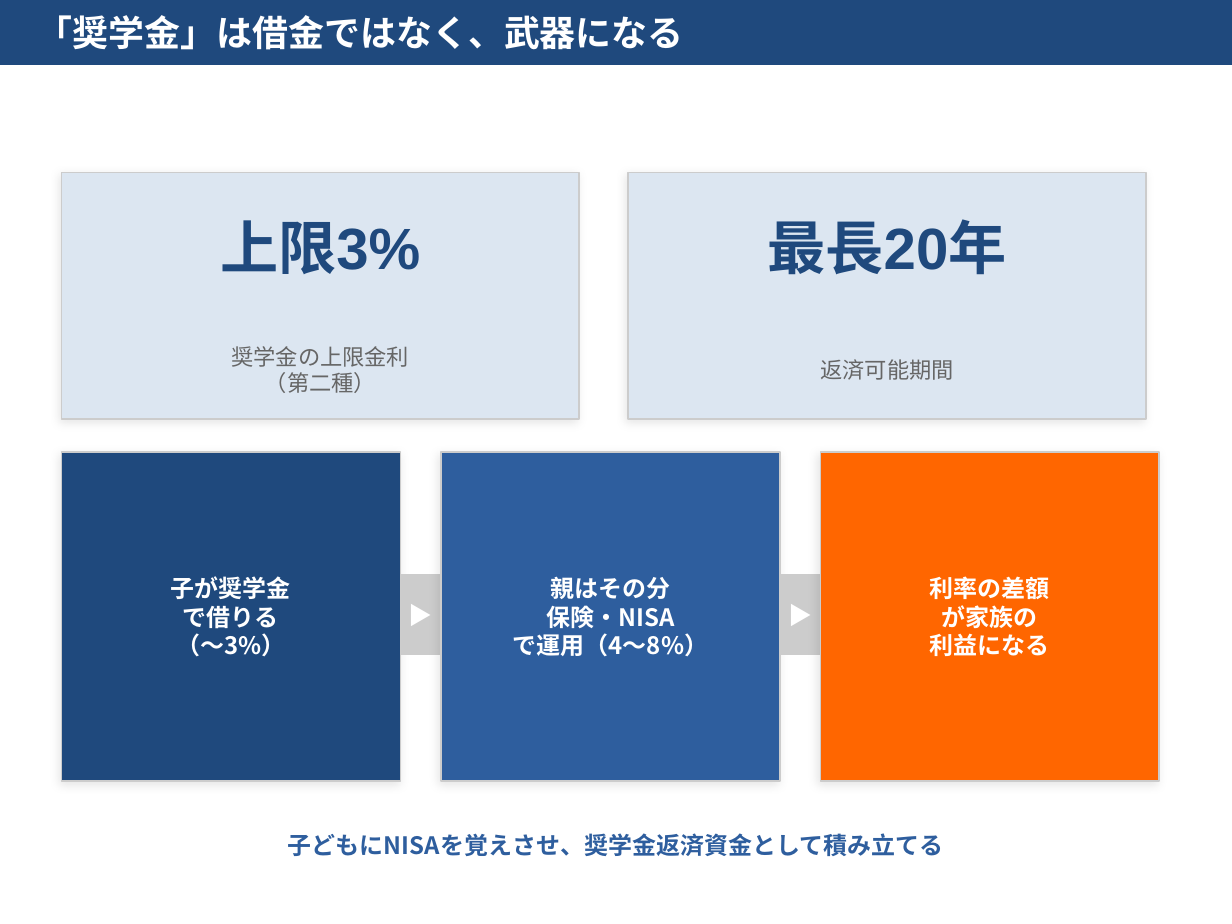
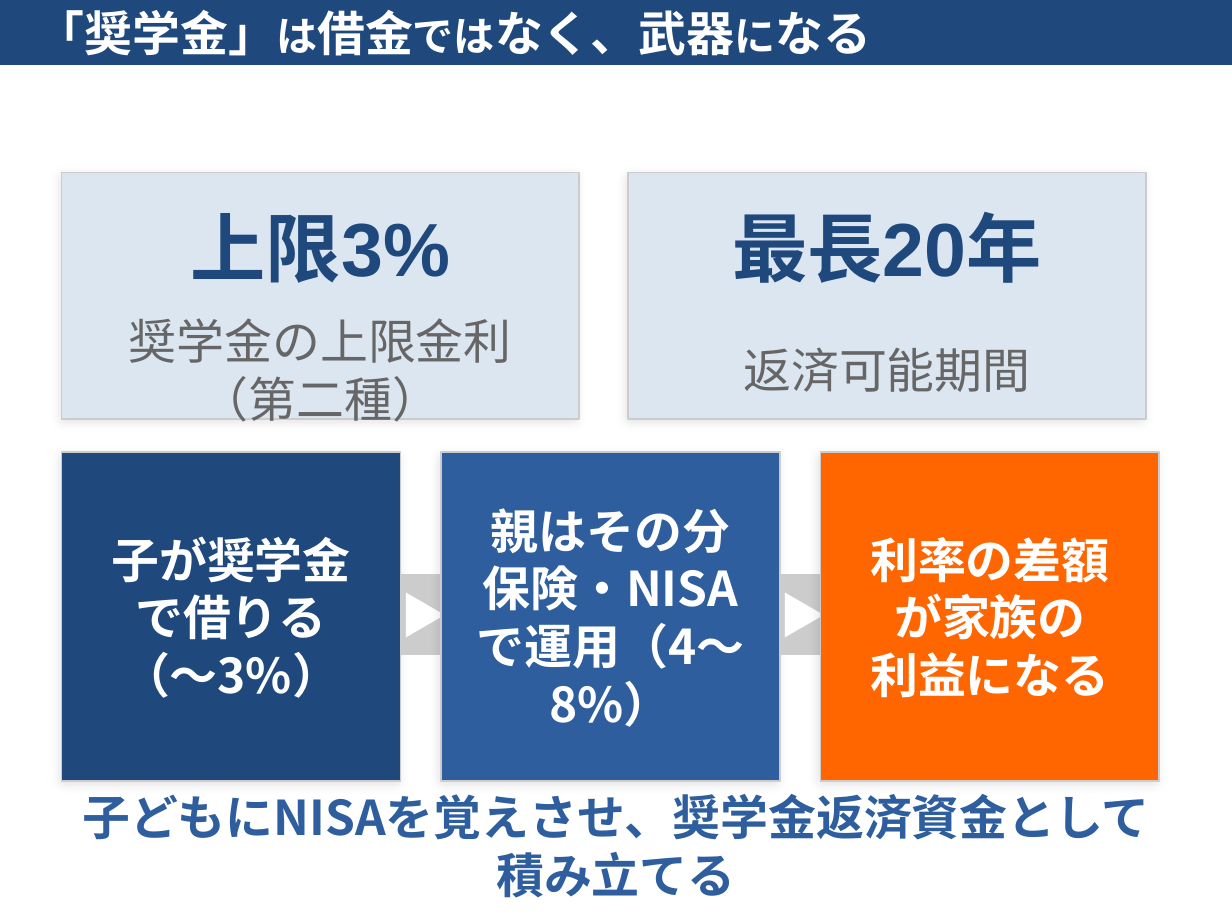
Before and after one commit to love2u2aya/seminar-hoken-vs-nisa, a slide deck: slide 19 of seminar_slides.pptx. Drawn at 1232x924 pixels with LibreOffice and Linux fonts; fonts in the diff are those of the drawing. Boxes give left, top, right and bottom in pixels: in the first picture for what was removed or moved away, otherwise in the second. Text is boxed around its words. In the diff, an @@ line names an element or a change of style, - is before the commit and + after.

```diff
--- a/seminar_slides.pptx
+++ b/seminar_slides.pptx
@@ text "「奨学金」は借金ではなく、武器になる" at (37,10,871,56): size 21 to 28 pt, size 21 to 24 pt in "「奨学金」は借金ではなく、武器になる" @@
@@ text "上限3%" at (190,213,449,283): size 34 to 44 pt @@
@@ text "最長20年" at (732,212,1042,283): size 34 to 44 pt @@
@@ text "奨学金の上限金利" at (129,318,512,422): size 13 to 28 pt @@
@@ text "返済可能期間" at (743,347,1030,392): size 13 to 28 pt @@
@@ size 14 to 28 pt in 6 elements at (111,536,350,698), (477,508,744,727), (870,537,1109,698), (82,794,1150,898), (400,575,441,654), (780,575,821,654) @@
```
Also in this commit, not shown: 26 other slides changed, 1 other file.
